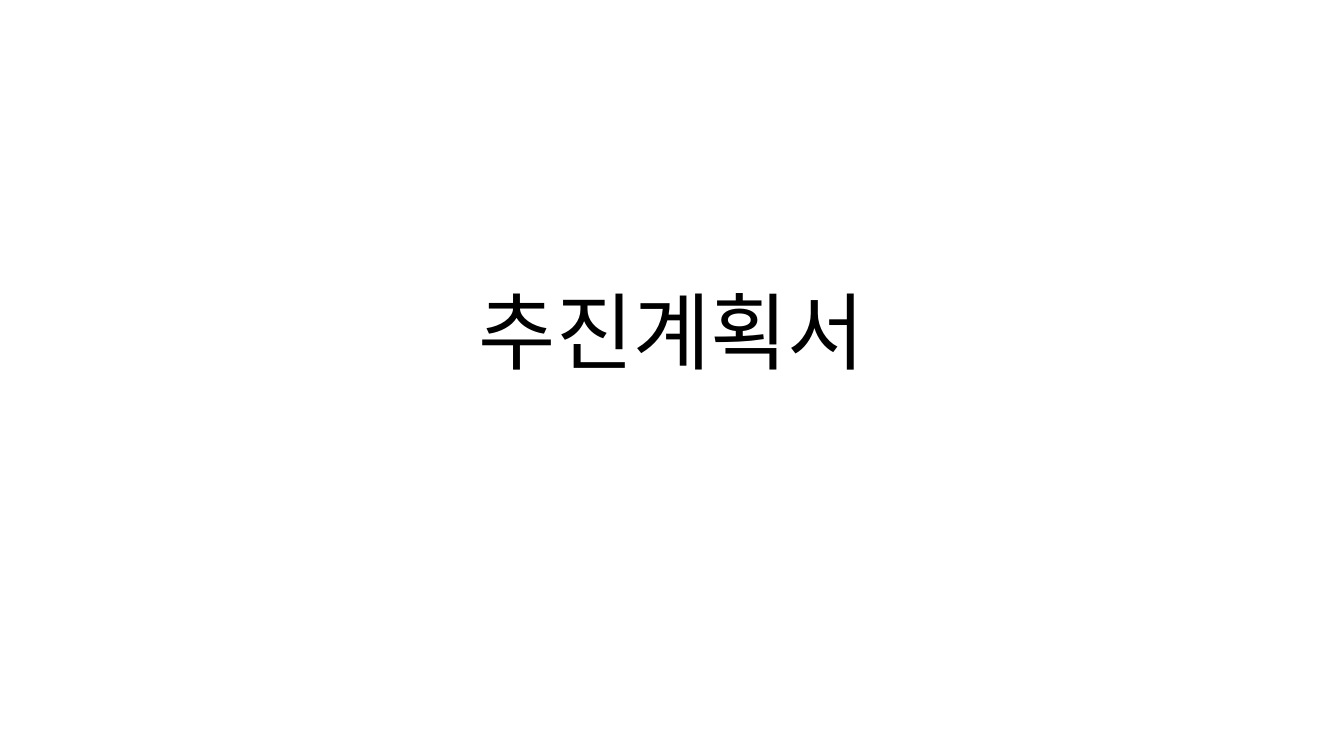
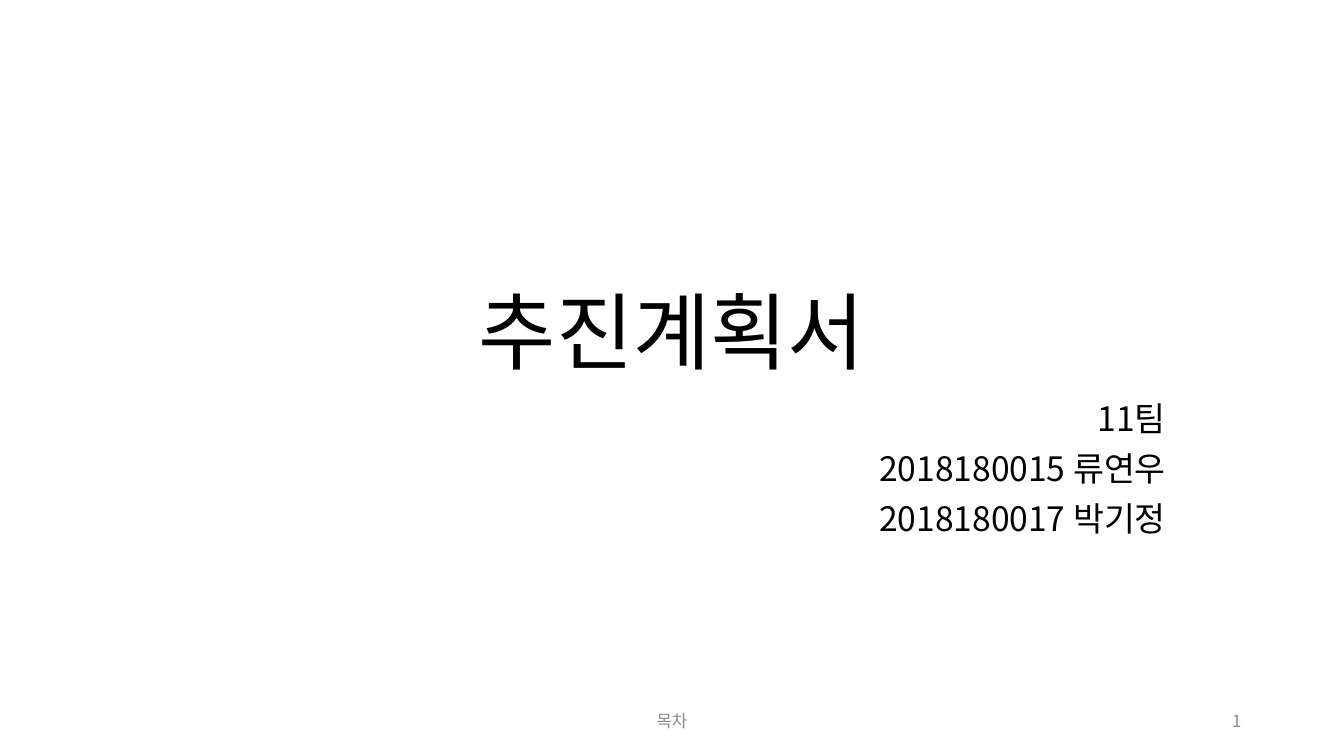
Before and after one commit to andy3790/NGP_Project, a slide deck: slide 1 of Doc/추진 계획서.pptx. Drawn at 1344x756 pixels with LibreOffice and Linux fonts; fonts in the diff are those of the drawing. Boxes give left, top, right and bottom in pixels: in the first picture for what was removed or moved away, otherwise in the second. Text is boxed around its words. In the diff, an @@ line names an element or a change of style, - is before the commit and + after.

```diff
--- a/Doc/추진 계획서.pptx
+++ b/Doc/추진 계획서.pptx
@@ subtitle added at <box>879,403,1166,534</box>, 24 pt, text #000000 @@
+11팀
+2018180015 류연우
+2018180017 박기정
@@ text added at <box>657,713,688,728</box>, 12 pt, text #8C8C8C @@
+목차
@@ page number added at <box>1232,715,1241,727</box>, 12 pt, text #8C8C8C @@
+1
```
Also in this commit, not shown: 6 other slides changed, 16 slides added, 5 slides removed.
